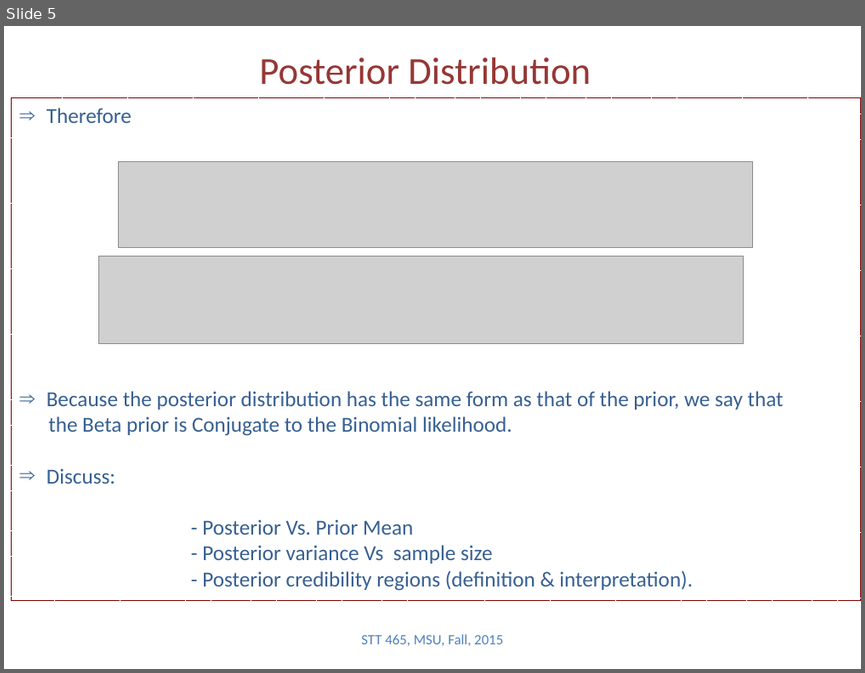
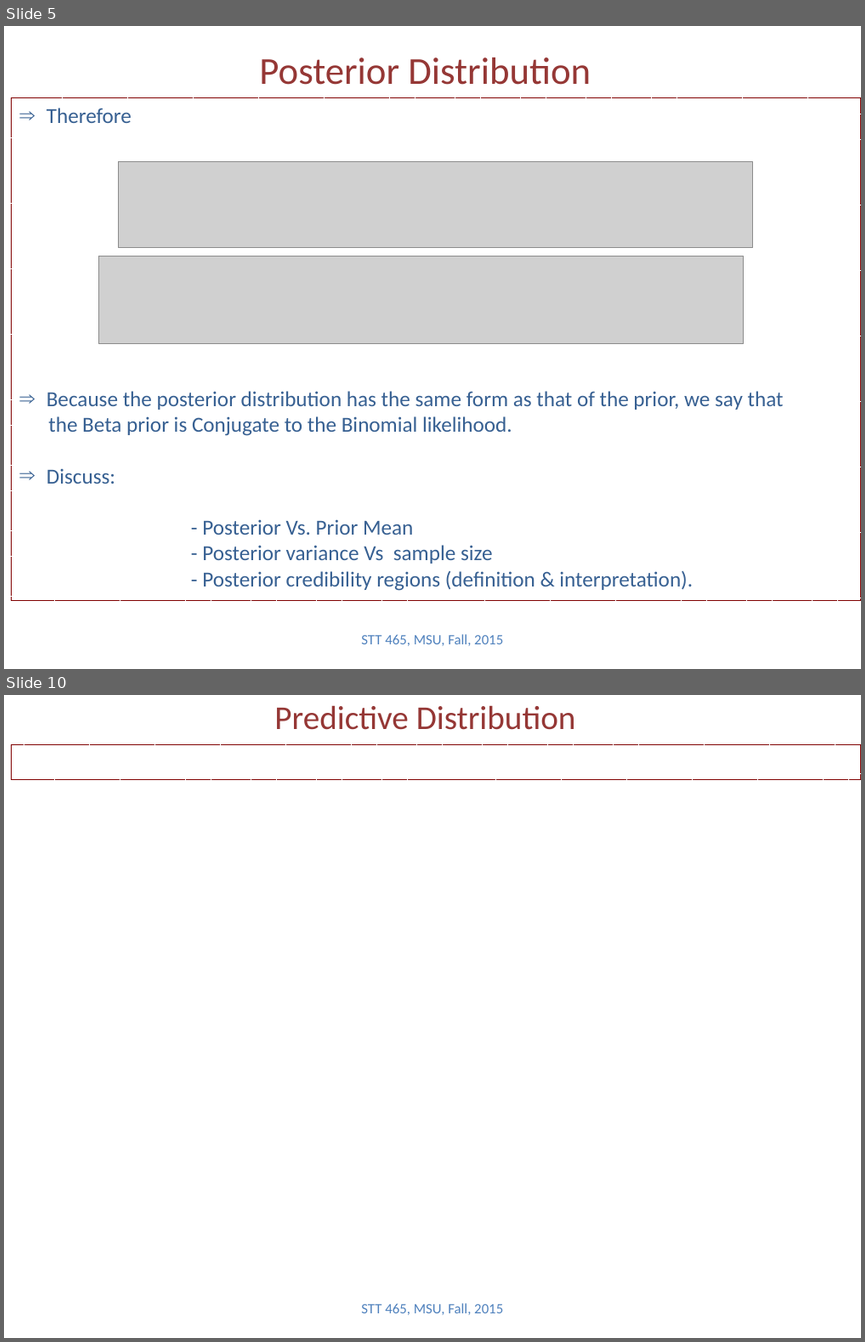
Before and after one commit to Boukos/STT465, a slide deck: STT465_3.pptx. Shown one above the other, each under a label of ours: slide 5 before the commit, slides 5 and 10 after it; the slides between them are not shown. The pictures are 865x673 and 865x1342 pixels, drawn with LibreOffice and Linux fonts; fonts in the diff are those of the drawing; grey boxes stand for pictures. Boxes give left, top, right and bottom in pixels: in the first picture for what was removed or moved away, otherwise in the second. Text is boxed around its words. In the diff, an @@ line names an element or a change of style, - is before the commit and + after.

```diff
--- a/STT465_3.pptx
+++ b/STT465_3.pptx
@@ slide 10 added at [4,695,861,1338], background #FFFFFF @@
@@ title added at [274,705,576,730], 28 pt, text #953735 @@
+Predictive Distribution
@@ rectangle added at [11,744,861,779], outline #800000 0.75 pt dashed @@
@@ text added at [361,1303,503,1315], 12 pt, text #4F81BD @@
+STT 465, MSU, Fall, 2015
```
Also in this commit, not shown: 3 slides changed, 1 other slide added, 1 other file.
